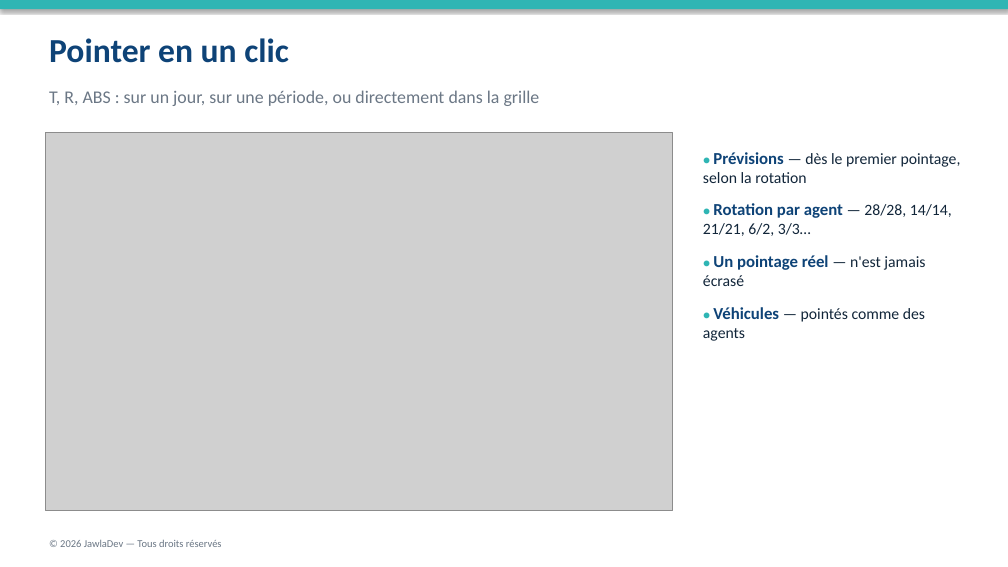
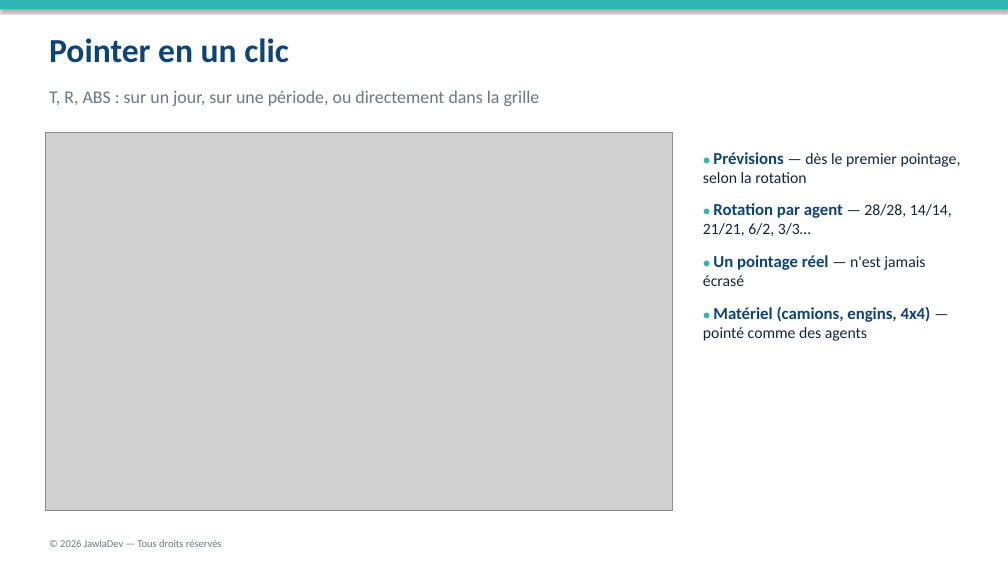
Before and after one commit to rayanem-dev/pointage-app, a slide deck: slide 6 of Kit-Sijil/Sijil-Presentation.pptx. Drawn at 1008x567 pixels with LibreOffice and Linux fonts; fonts in the diff are those of the drawing; grey boxes stand for pictures. Boxes give left, top, right and bottom in pixels: in the first picture for what was removed or moved away, otherwise in the second. Text is boxed around its words. In the diff, an @@ line names an element or a change of style, - is before the commit and + after.

```diff
--- a/Kit-Sijil/Sijil-Presentation.pptx
+++ b/Kit-Sijil/Sijil-Presentation.pptx
@@ text at <box>703,306,931,341</box>: text changed; size 15 to 16 pt; text colour #12263A to #0E4377; bold on @@
-● Véhicules — pointés comme des agents
+● Matériel (camions, engins, 4x4) — pointé comme des agents
```
Also in this commit, not shown: 1 other slide changed, 2 slides added, 17 other files.
